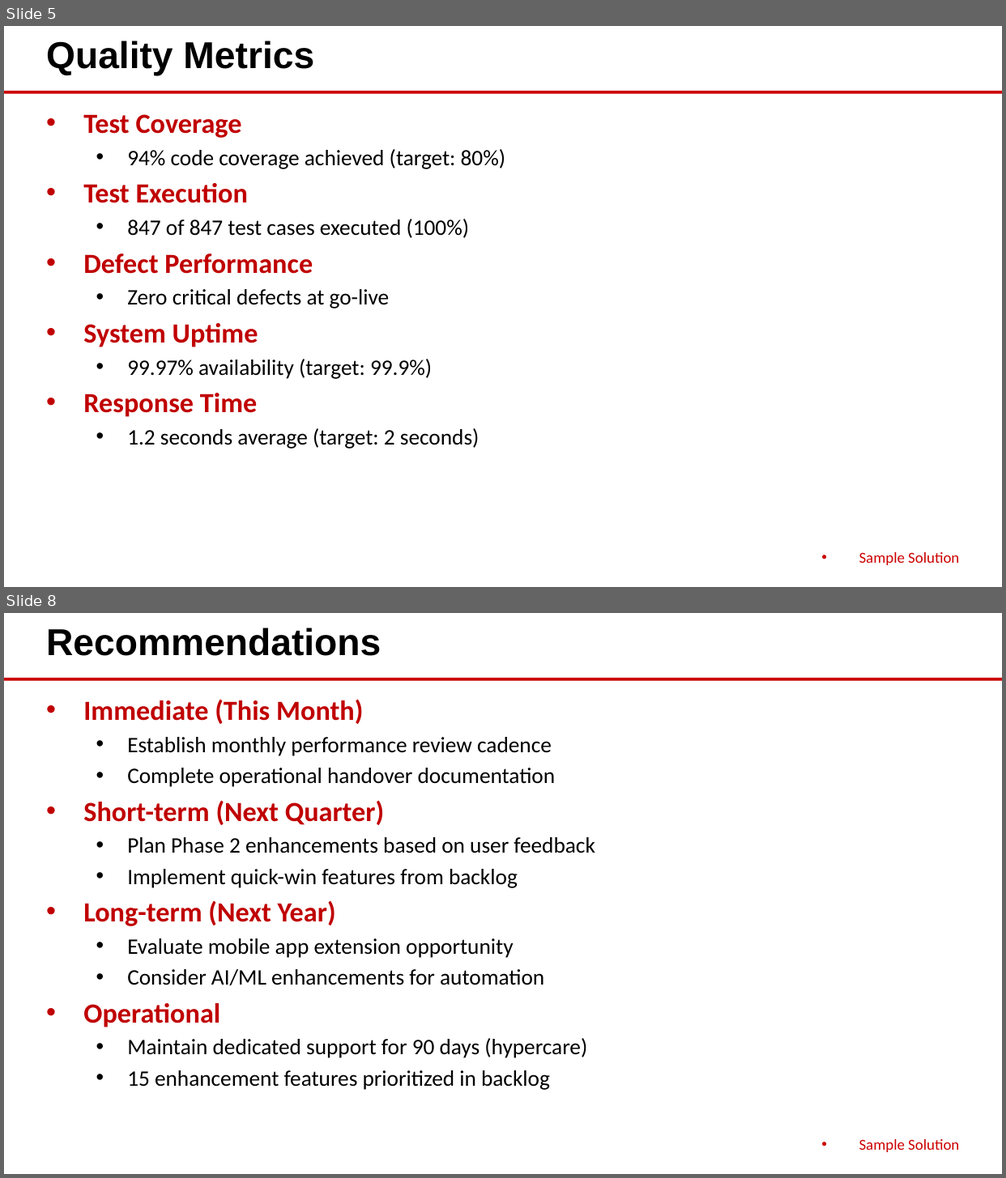
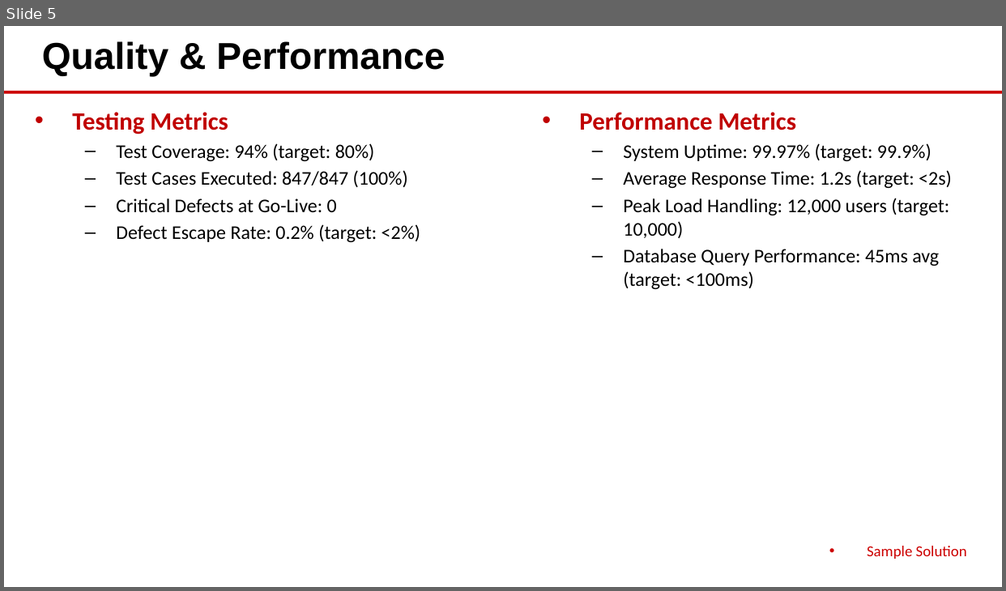
Before and after one commit to eoframework/solutions, a slide deck: solution-template/sample-provider/sample-category/sample-solution/delivery/closeout-presentation.pptx. Shown one above the other, each under a label of ours: slides 5 and 8 before the commit, slide 5 after it; the slides between them are not shown. The pictures are 1006x1178 and 1006x591 pixels, drawn with LibreOffice and Linux fonts; fonts in the diff are those of the drawing. Boxes give left, top, right and bottom in pixels: in the first picture for what was removed or moved away, otherwise in the second. Text is boxed around its words. In the diff, an @@ line names an element or a change of style, - is before the commit and + after.

```diff
--- a/solution-template/sample-provider/sample-category/sample-solution/delivery/closeout-presentation.pptx
+++ b/solution-template/sample-provider/sample-category/sample-solution/delivery/closeout-presentation.pptx
@@ slide 8 removed at [4, 613, 1002, 1174], background #FFFFFF; not listed: 1 template element that a slide beside it also shows @@
@@ text removed at [46, 628, 381, 656] @@
-Recommendations
@@ text removed at [83, 699, 594, 1090] @@
-• Immediate (This Month)
-  • Establish monthly performance review cadence
-  • Complete operational handover documentation
-• Short-term (Next Quarter)
-  • Plan Phase 2 enhancements based on user feedback
-  • Implement quick-win features from backlog
-• Long-term (Next Year)
-  • Evaluate mobile app extension opportunity
-  • Consider AI/ML enhancements for automation
-• Operational
-  • Maintain dedicated support for 90 days (hypercare)
-  • 15 enhancement features prioritized in backlog
@@ text removed at [859, 1139, 959, 1152] @@
-• Sample Solution
@@ slide 5 changed as well @@
@@ text at [42, 41, 445, 76]: text changed @@
-Quality Metrics
+Quality & Performance
@@ text at [72, 112, 421, 242]: text changed; size 16 to 14 pt @@
-• Test Coverage
-  • 94% code coverage achieved (target: 80%)
-• Test Execution
-  • 847 of 847 test cases executed (100%)
-• Defect Performance
-  • Zero critical defects at go-live
-• System Uptime
-  • 99.97% availability (target: 99.9%)
-• Response Time
-  • 1.2 seconds average (target: 2 seconds)
+• Testing Metrics
+  – Test Coverage: 94% (target: 80%)
+  – Test Cases Executed: 847/847 (100%)
+  – Critical Defects at Go-Live: 0
+  – Defect Escape Rate: 0.2% (target: <2%)
@@ text added at [579, 112, 952, 289], 14 pt, text #000000 @@
+• Performance Metrics
+  – System Uptime: 99.97% (target: 99.9%)
+  – Average Response Time: 1.2s (target: <2s)
+  – Peak Load Handling: 12,000 users (target: 10,000)
+  – Database Query Performance: 45ms avg (target: <100ms)
@@ text "Sample Solution": place and size @@
-text "Sample Solution" at [859, 552, 959, 565]
+text "Sample Solution" at [867, 546, 967, 559]
```
Also in this commit, not shown: 5 other slides changed, 4 slides added, 4 other slides removed, 1 other file.
